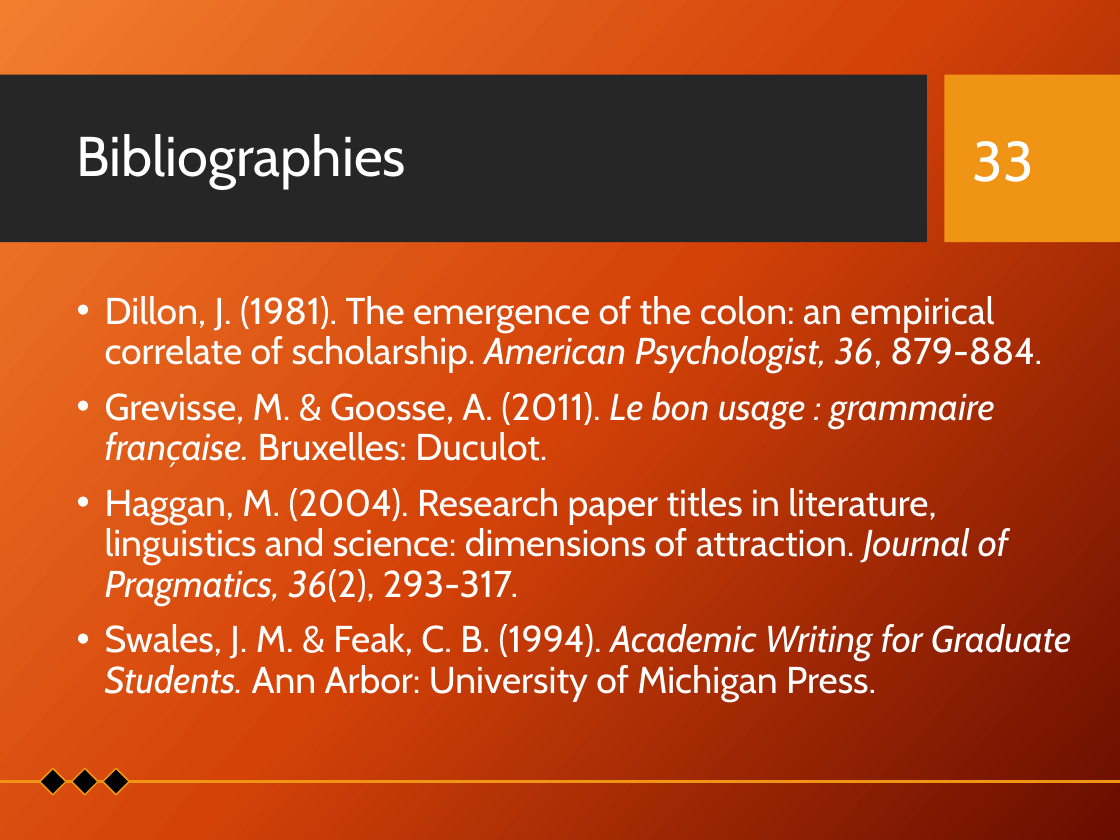
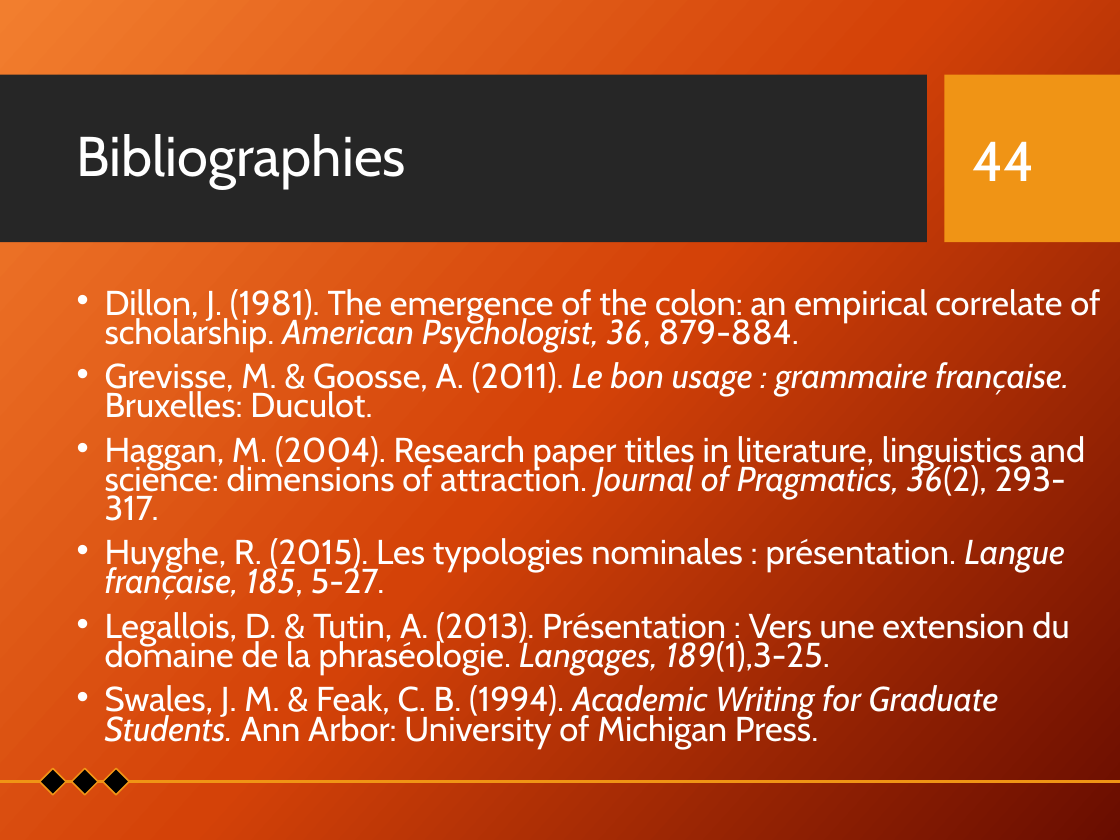
Before and after one commit to Xitog/tal, a slide deck: slide 44 of dossiers/Final - Présentation Projet de recherche.pptx (slide 33 before the commit). Drawn at 1120x840 pixels with LibreOffice and Linux fonts; fonts in the diff are those of the drawing; background and template pictures are left out. Boxes give left, top, right and bottom in pixels: in the first picture for what was removed or moved away, otherwise in the second. Text is boxed around its words. In the diff, an @@ line names an element or a change of style, - is before the commit and + after.

```diff
--- a/dossiers/Final - Présentation Projet de recherche.pptx
+++ b/dossiers/Final - Présentation Projet de recherche.pptx
@@ page number at bbox=[973, 141, 1036, 181]: text changed @@
-33
+44
@@ text at bbox=[105, 289, 1100, 749]: size 24 to 22.2 pt in "Dillon, J. (1981). The emergence of the ...", "Grevisse, M. & Goosse, A. (2011). Le ...", "Haggan, M. (2004). Research paper titles in ...", "Swales, J. M. & Feak, C. B. ..."; line spacing 0.9 to 0.7 @@
@@ text at bbox=[105, 538, 1069, 675]: paragraphs added @@
+• Huyghe, R. (2015). Les typologies nominales : présentation. Langue française, 185, 5-27.
+• Legallois, D. & Tutin, A. (2013). Présentation : Vers une extension du domaine de la phraséologie. Langages, 189(1),3-25.
```
Also in this commit, not shown: 27 other slides changed, 11 slides added, 2 other files.
